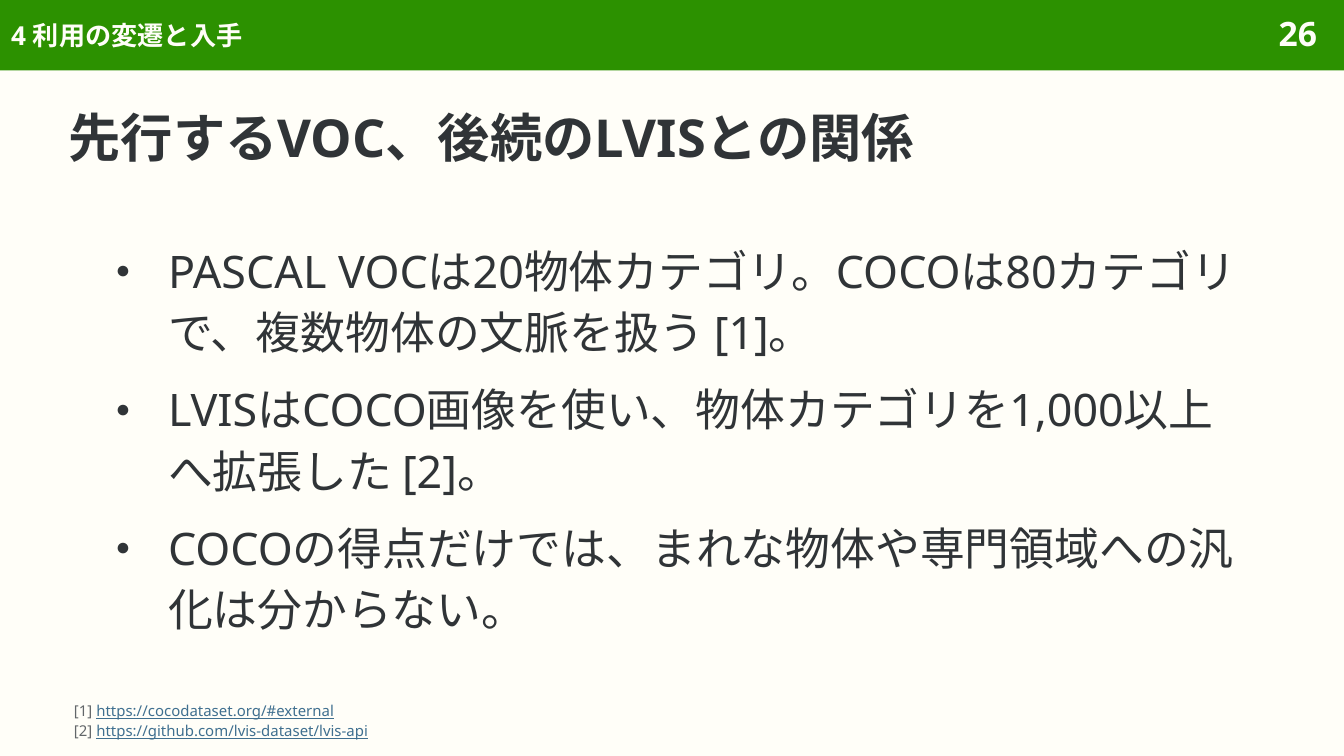
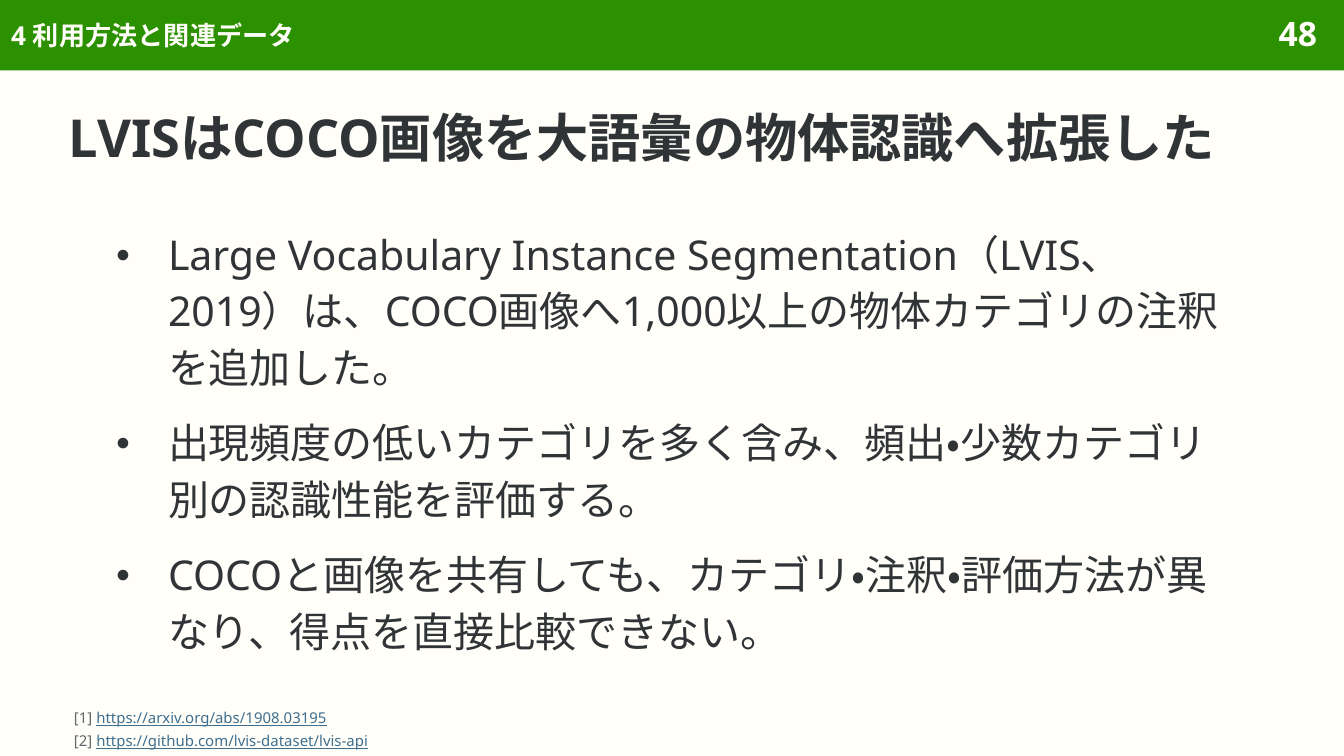
Before and after one commit to sasakiy84/datasets-in-10-minutes, a slide deck: slide 48 of slides/datasets-in-10-minutes-coco.pptx (slide 26 before the commit). Drawn at 1344x756 pixels with LibreOffice and Linux fonts; fonts in the diff are those of the drawing. Boxes give left, top, right and bottom in pixels: in the first picture for what was removed or moved away, otherwise in the second. Text is boxed around its words. In the diff, an @@ line names an element or a change of style, - is before the commit and + after.

```diff
--- a/slides/datasets-in-10-minutes-coco.pptx
+++ b/slides/datasets-in-10-minutes-coco.pptx
@@ title at [11, 22, 295, 48]: text changed @@
-4 利用の変遷と入手
+4 利用方法と関連データ
@@ page number at [1279, 21, 1317, 47]: text changed @@
-26
+48
@@ title at [69, 112, 1215, 162]: text changed @@
-先行するVOC、後続のLVISとの関係
+LVISはCOCO画像を大語彙の物体認識へ拡張した
@@ text at [168, 235, 1219, 651]: text changed; size 24 to 22 pt @@
-● PASCAL VOCは20物体カテゴリ。COCOは80カテゴリで、複数物体の文脈を扱う [1]。
-● LVISはCOCO画像を使い、物体カテゴリを1,000以上へ拡張した [2]。
-● COCOの得点だけでは、まれな物体や専門領域への汎化は分からない。
+● Large Vocabulary Instance Segmentation（LVIS、2019）は、COCO画像へ1,000以上の物体カテゴリの注釈を追加した。
+● 出現頻度の低いカテゴリを多く含み、頻出・少数カテゴリ別の認識性能を評価する。
+● COCOと画像を共有しても、カテゴリ・注釈・評価方法が異なり、得点を直接比較できない。
@@ text at [74, 711, 326, 727]: text changed @@
-[1] https://cocodataset.org/#external
+[1] https://arxiv.org/abs/1908.03195
@@ text at [74, 734, 368, 750]: line spacing 1.15 to 12pt @@
```
Also in this commit, not shown: 32 other slides changed, 22 slides added, 4 other files.
